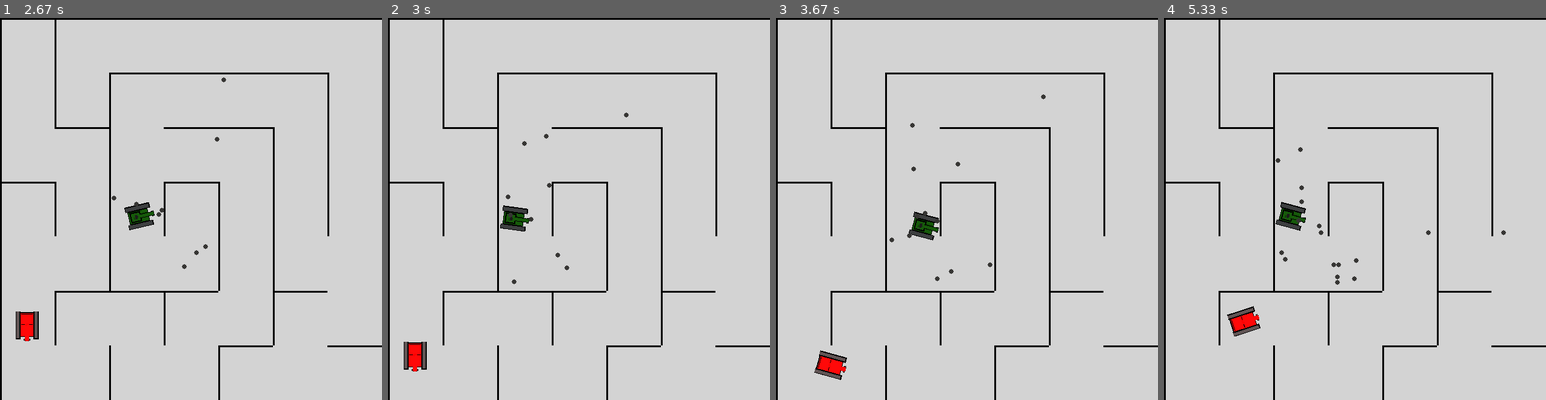
Above: before the commit, frames 1-4 (left to right).
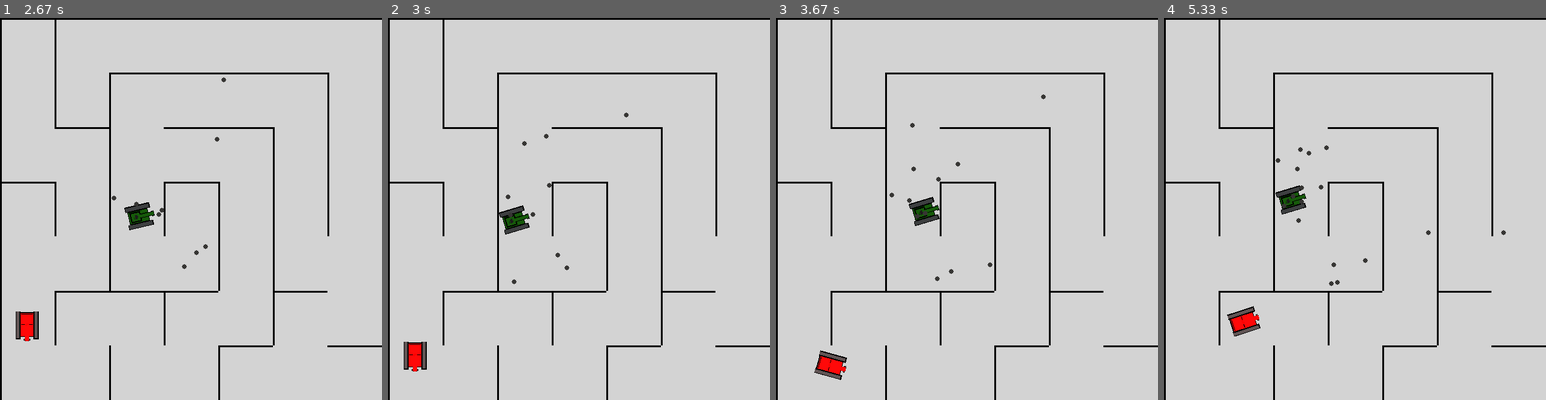
Above: after the commit, the same moments.

Repository: kapysha/TanksPyGame
Game: pygame game, started from main.py
Two runs of this game, one before a commit and one after it. Both use one fixed random seed, a clock stepped at 60 frames per second and the inputs below.
Inputs:
- Up to frame 1 (2.67 s): tap Space at 0.33, 0.73, 1.03, 1.23, 1.57, 1.87, 2.07, 2.37, 2.63 s; hold Right 0.67-1.13 s; hold Up 1.17-1.47 s; hold Right 1.5-1.97 s; hold Left 2-2.53 s; hold Down from 2.57 s (still down)
- Up to frame 2 (3 s): release Down at 2.87 s; hold Left from 2.9 s (still down); tap Space at 2.97 s
- Up to frame 3 (3.67 s): tap Space at 3.27, 3.4 s; release Left at 3.3 s; hold Up from 3.33 s (still down)
- Up to frame 4 (5.33 s): release Up at 3.7 s; hold Right 3.73-4.37 s; tap Space at 3.8, 4.1, 4.47, 4.87, 5.17 s; hold Down 4.4-4.77 s; hold Left 4.8-5.27 s; hold Right from 5.3 s (still down)

Frame 1 is identical in both runs. In frame 2, 0.3% of the frame differs, in the area x 29-39%, y 49-57%; in frame 3, 0.6%; in frame 4, 0.8%, in the area x 29-54%, y 33-71%.

Commit message:
Сделал, чтобы бот стрелял.

Diff:
--- a/main.py
+++ b/main.py
@@ -1,6 +1,5 @@
 import random
 from collections import deque
-
 import pygame
 from random import choice
 
@@ -198,6 +197,7 @@
         return TILE // 2, TILE // 2
 
     def move(self, forward, delta_time):
+        self.is_moving = True
         direction = 1 if not forward else -1
         self.is_moving_forward = forward
 
@@ -218,15 +218,13 @@
     def rotate(self, direction, delta_time):
         rotation_step = self.rotation_speed * delta_time
 
-        if not self.is_moving_forward:
+        if not self.is_moving_forward and self.is_moving:
             rotation_step = -rotation_step
 
         if direction == 'left':
             new_angle = (self.angle + rotation_step) % 360
         elif direction == 'right':
             new_angle = (self.angle - rotation_step) % 360
-        else:
-            return  # Неправильное направление
 
         temp_image = pygame.transform.rotate(self.original_image, new_angle)
         temp_sprite = pygame.sprite.Sprite()
@@ -255,13 +253,15 @@
 
             self.mask = pygame.mask.from_surface(self.image)
 
-    def fire_bullet(self):
+    def fire_bullet(self, owner='player'):
         offset = pygame.math.Vector2(0, -self.rect.height // 3).rotate(-self.angle)
         bullet_pos = self.pos + offset
 
-        Bullets(bullet_pos, self.angle)
+        Bullets(bullet_pos, self.angle, owner=owner)
 
     def update(self, delta_time, keys_pressed):
+        self.is_moving = False
+
         if keys_pressed[pygame.K_UP] and not keys_pressed[pygame.K_DOWN]:
             self.move(forward=True, delta_time=delta_time)
         elif keys_pressed[pygame.K_DOWN] and not keys_pressed[pygame.K_UP]:
@@ -274,11 +274,12 @@
 
 
 class Bullets(pygame.sprite.Sprite):
-    def __init__(self, pos, angle):
+    def __init__(self, pos, angle, owner=None):
         super().__init__(all_sprites, bullets_group)
         self.radius = 4
         self.color = pygame.Color(54, 53, 51)
         self.speed = 300
+        self.owner = owner
 
         self.image = pygame.Surface((self.radius * 2, self.radius * 2), pygame.SRCALPHA)
         pygame.draw.circle(self.image, self.color, (self.radius, self.radius), self.radius)
@@ -364,7 +365,12 @@
         self.path = []
         self.path_index = 0
         self.path_update_interval = 0.5  # Интервал обновления пути в секундах
-        self.time_since_last_path = 0.0  # Типо секундомер
+        self.time_since_last_path = 0.0  # Таймер для обновления пути
+
+        self.shooting_range = 250  # Пиксели
+        self.shooting_angle_threshold = 20  # Градусы
+        self.shoot_cooldown = 1.0
+        self.time_since_last_shot = 0.0  # Таймер
 
     def find_grid_position(self, pos):
         x, y = int(pos.x // TILE), int(pos.y // TILE)
@@ -413,6 +419,34 @@
 
                 self.move(forward=True, delta_time=delta_time)
 
+    def is_player_in_range(self):
+        distance = self.distance_to_player()
+        return distance <= self.shooting_range
+
+    def is_barrel_aimed_at_player(self):
+        direction_to_player = self.target.pos - self.pos
+        desired_angle = direction_to_player.angle_to(pygame.math.Vector2(0, -1))
+        angle_diff = (desired_angle - self.angle + 180) % 360 - 180
+        return abs(angle_diff) <= self.shooting_angle_threshold
+
+    def has_line_of_sight(self):
+        start = self.pos
+        end = self.target.pos
+
+        direction = end - start
+        distance = direction.length()
+
+        direction = direction.normalize()
+
+        for i in range(round(distance)):
+            point = start + direction * i
+            point_sprite = pygame.sprite.Sprite()
+            point_sprite.rect = pygame.Rect(point.x, point.y, 2, 2)
+            if pygame.sprite.spritecollideany(point_sprite, walls_group_horizontal) or \
+                    pygame.sprite.spritecollideany(point_sprite, walls_group_vertical):
+                return False  # Стена блокирует
+        return True  # Нет стен
+
     def update(self, delta_time, keys_pressed):
         self.time_since_last_path += delta_time
         if self.time_since_last_path >= self.path_update_interval:
@@ -420,6 +454,17 @@
             self.time_since_last_path = 0.0
 
         self.follow_path(delta_time)
+
+        self.time_since_last_shot += delta_time
+
+        # Проверка условий для стрельбы
+        # Игрок в радиусе
+        # Ствол направлен на игрока и нет стен между AI и игроком
+        if (self.is_player_in_range() and
+            (self.is_barrel_aimed_at_player() and self.has_line_of_sight())) and \
+                self.time_since_last_shot >= self.shoot_cooldown:
+            self.fire_bullet(owner='ai')
+            self.time_since_last_shot = 0.0
 
     def distance_to_player(self):
         return (self.pos - self.target.pos).length()
@@ -442,9 +487,19 @@
             running = False
         if event.type == pygame.KEYDOWN:
             if event.key == pygame.K_SPACE:
-                tank.fire_bullet()
+                tank.fire_bullet(owner='player')
 
     all_sprites.update(current_delta_time, pygame.key.get_pressed())
+
+    for bullet in bullets_group:
+        if bullet.owner == 'ai':
+            if pygame.sprite.spritecollide(bullet, players_group, False):
+                print("В Игрока попали!")
+                bullet.kill()
+        elif bullet.owner == 'player':
+            if pygame.sprite.spritecollide(bullet, ai_group, False):
+                print("AI танк попали!")
+                bullet.kill()
 
     screen.fill(pygame.Color('lightgrey'))
     all_sprites.draw(screen)
